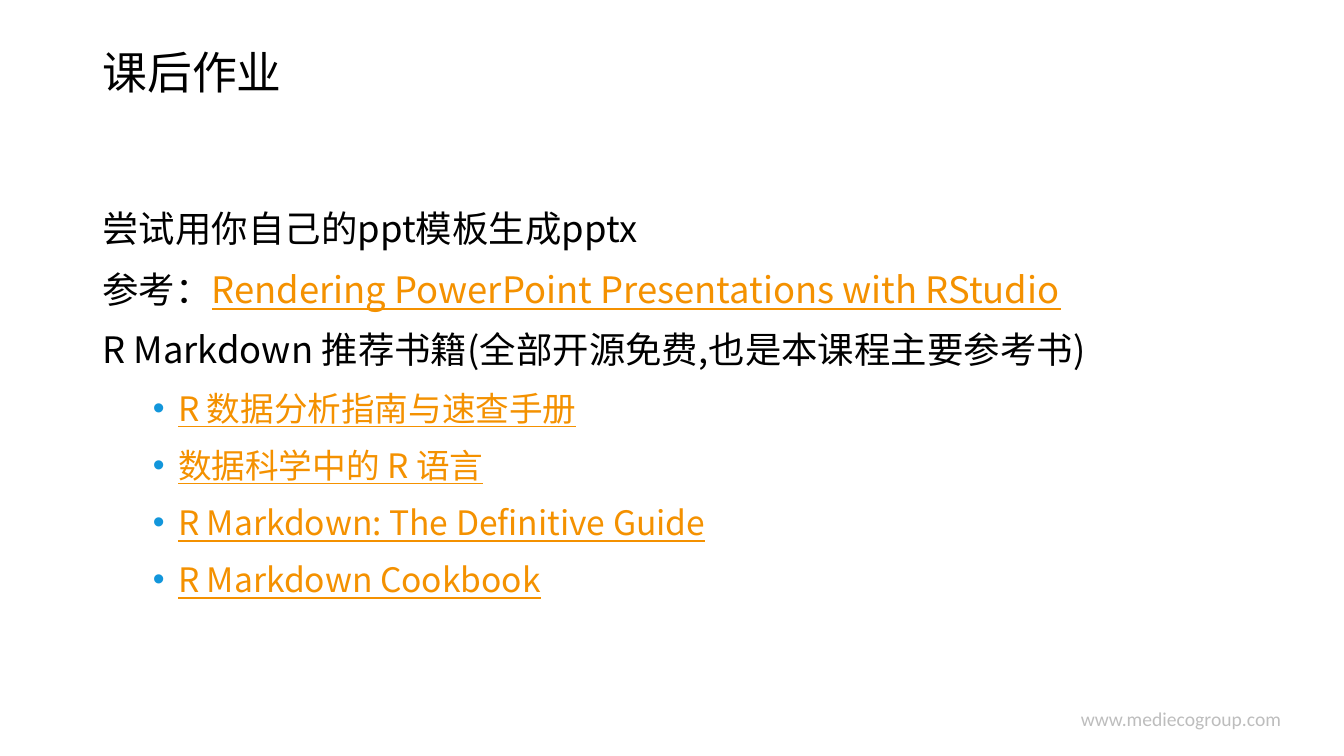
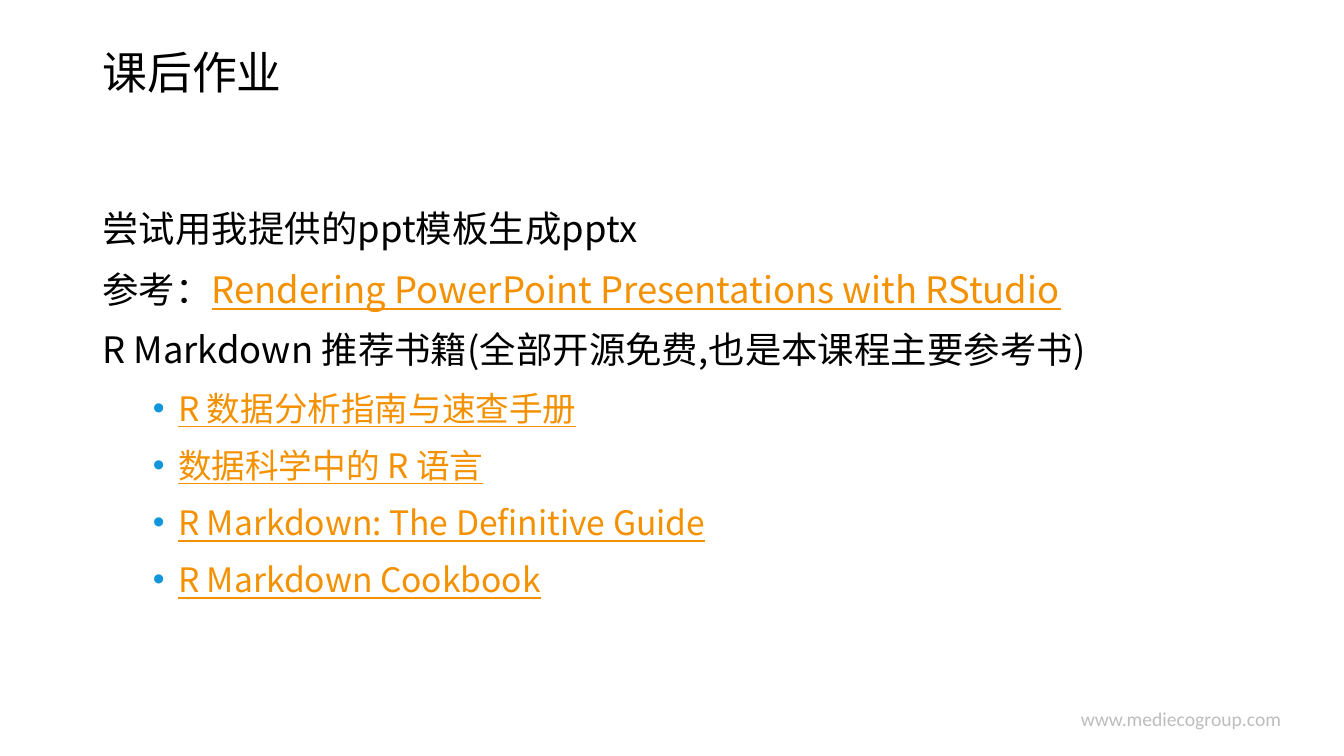
Before and after one commit to hao203/rmd_china, a slide deck: slide 24 of slides/00.Introduction/00.pptx (slide 25 before the commit). Drawn at 1344x756 pixels with LibreOffice and Linux fonts; fonts in the diff are those of the drawing; background and template pictures are left out. Boxes give left, top, right and bottom in pixels: in the first picture for what was removed or moved away, otherwise in the second. Text is boxed around its words. In the diff, an @@ line names an element or a change of style, - is before the commit and + after.

```diff
--- a/slides/00.Introduction/00.pptx
+++ b/slides/00.Introduction/00.pptx
@@ text at (x1=102, y1=211, x2=637, y2=251): text changed @@
-尝试用你自己的ppt模板生成pptx
+尝试用我提供的ppt模板生成pptx
```
Also in this commit, not shown: 7 other slides changed, 1 slide removed, 9 other files.
